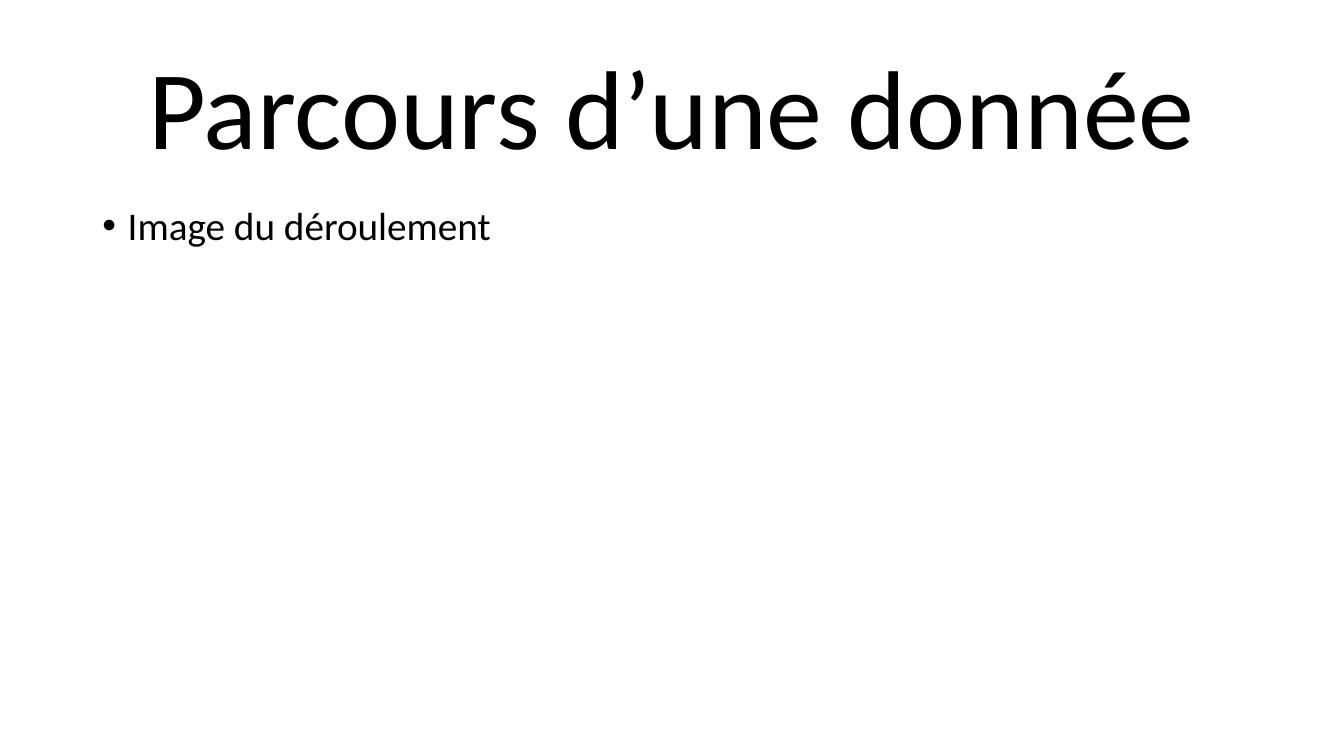
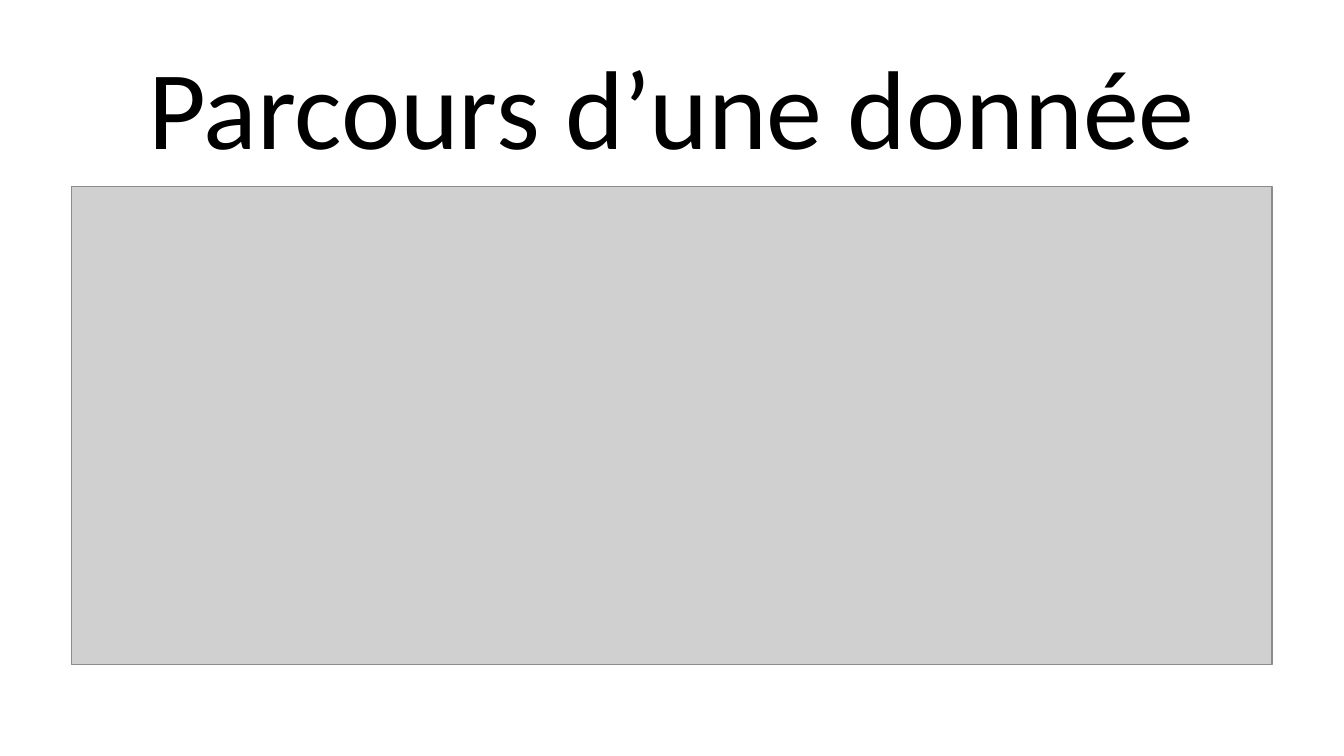
Before and after one commit to NicolasFuchs/SAS, a slide deck: slide 5 of Presentation/Presentation.pptx (slide 4 before the commit). Drawn at 1344x756 pixels with LibreOffice and Linux fonts; fonts in the diff are those of the drawing; grey boxes stand for pictures; background and template pictures are left out. Boxes give left, top, right and bottom in pixels: in the first picture for what was removed or moved away, otherwise in the second. Text is boxed around its words. In the diff, an @@ line names an element or a change of style, - is before the commit and + after.

```diff
--- a/Presentation/Presentation.pptx
+++ b/Presentation/Presentation.pptx
@@ picture added at [72,187,1272,665] @@
@@ text removed at [128,212,491,247] @@
-• Image du déroulement
```
Also in this commit, not shown: 7 other slides changed, 4 slides added, 2 slides removed, 3 other files.
